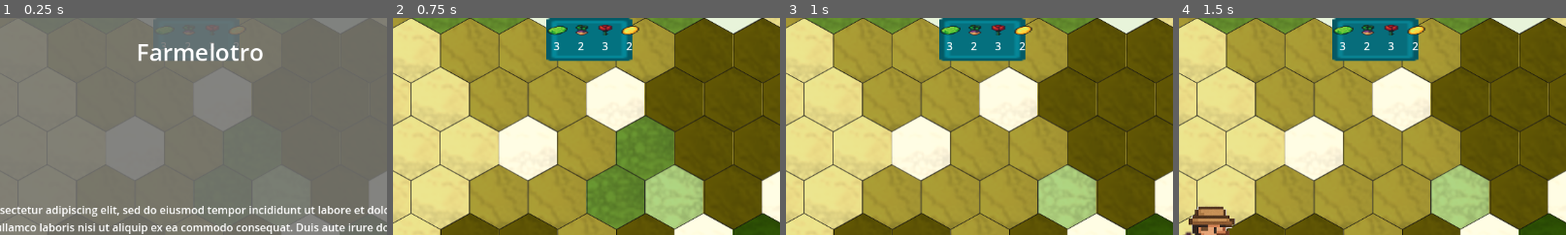
Above: before the commit, frames 1-4 (left to right).
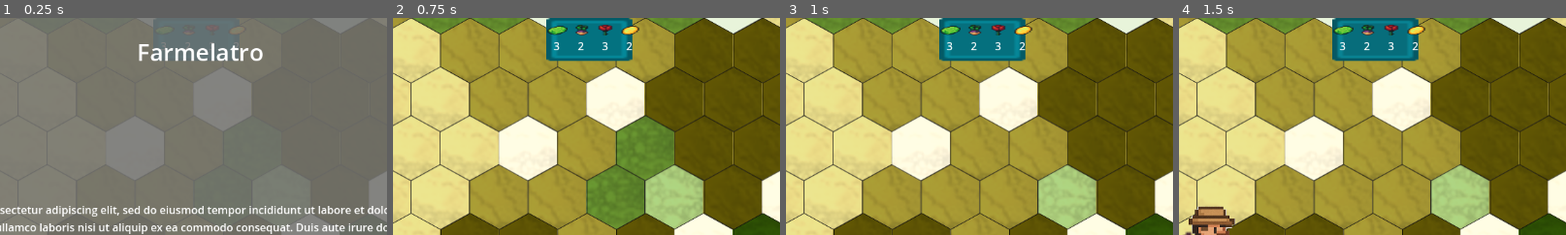
Above: after the commit, the same moments.

Repository: BlueDespero/slavicgamejam2025
Game: Godot game, scene res://main.tscn
Same seed, same stepped clock (60 frames per second), same inputs: the game is played once before the commit and once after it.
Inputs (mouse positions are % of the whole screen's width and height, from its top left):
- Up to frame 1 (0.25 s): no input
- Up to frame 2 (0.75 s): click "1,2,3... Farm!" at 0.5 s
- Up to frame 3 (1 s): no input
- Up to frame 4 (1.5 s): tap Enter at 1.25 s; move the mouse to (72, 45) at 1.27 s; tap 1 at 1.35 s; click (72, 45) at 1.42 s
The pictures show only the part of the screen within x 24-74%, y 0-50%; the shares and areas given below are measured in that part.

The runs differ from the first frame. In frame 1, 0.5% of the frame differs, in the area x 35-65%, y 11-21%; in frame 2, nothing differs; in frame 3, nothing differs; in frame 4, nothing differs.

Commit message:
Typo in title

Diff:
--- a/main.tscn
+++ b/main.tscn
@@ -37,7 +37,7 @@
 offset_bottom = 102.0
 grow_horizontal = 2
 theme_override_font_sizes/normal_font_size = 35
-text = "Farmelotro"
+text = "Farmelatro"
 fit_content = true
 horizontal_alignment = 1
 vertical_alignment = 1
Not shown: 1 places in main.tscn that only renumber resources
